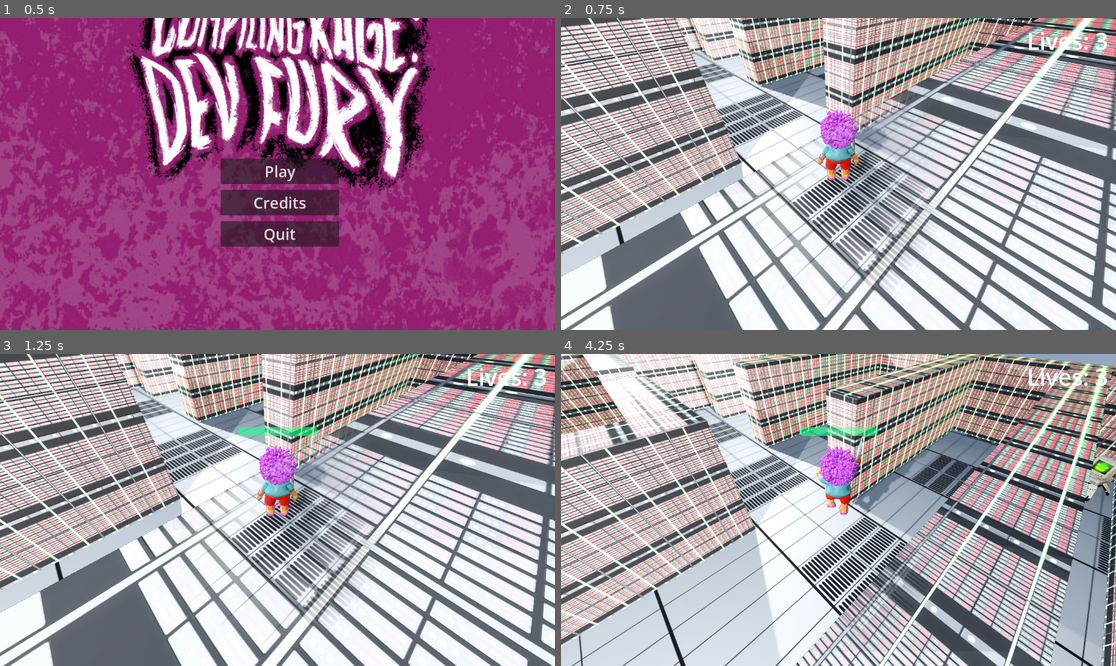
Above: before the commit, frames 1-4 (two rows, left to right).
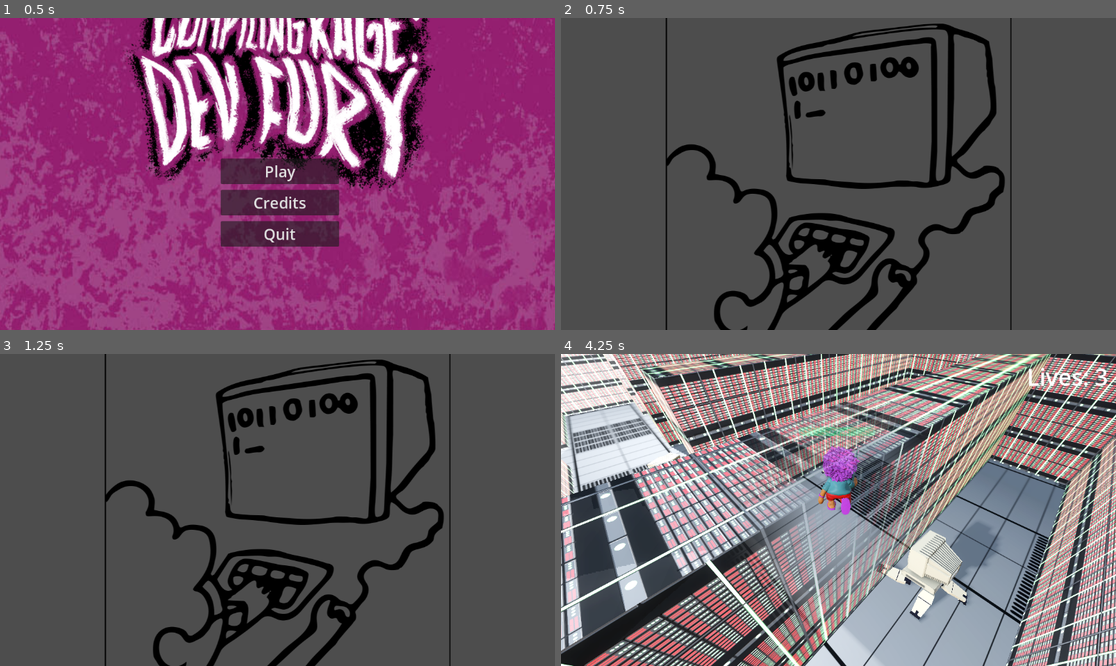
Above: after the commit, the same moments.

Repository: iparosds/Day-of-Fury
Game: Godot game, scene res://scenes/main_menu.tscn
Two runs of this game, one before a commit and one after it. Both use one fixed random seed, a clock stepped at 60 frames per second and the inputs below.
Inputs (mouse positions are in pixels of both pictures, inside the frame that each line leads up to):
- Up to frame 1 (0.5 s): no input
- Up to frame 2 (0.75 s): click "Play" at 0.5 s
- Up to frame 3 (1.25 s): no input
- Up to frame 4 (4.25 s): tap Enter (ui_accept) at 1.25, 1.52, 2.27, 3.77 s; move the mouse to (960, 494) at 1.27 s; press the mouse at (960, 494) at 1.28 s; hold D (right) 1.28-2.03 s; tap Keypad Enter at 1.55, 2.1, 3.8 s; move the mouse to (727, 525) at 2.02 s; release the mouse at (727, 525) at 2.03 s; hold S (backward) 2.03-2.78 s; click (727, 525) at 2.17 s; tap Space at 2.3, 2.85 s; move the mouse to (894, 441) at 2.77 s; press the mouse at (894, 441) at 2.78 s; hold D (right) 2.78-3.53 s; move the mouse to (810, 572) at 3.52 s; release the mouse at (810, 572) at 3.53 s; hold W (forward) from 3.53 s (still down); click (810, 572) at 3.6 s

Frame 1 is identical in both runs. In frame 2, 91% of the frame differs, in the area x 0-100%, y 0-100%; in frame 3, 91%; in frame 4, 92%.

Commit message:
intro, end arrumar hp do player e atualizar musica

Diff:
--- /dev/null
+++ b/scenes/end.tscn
@@ -0,0 +1,21 @@
+[gd_scene load_steps=2 format=3 uid="uid://ceygwuhvupokj"]
+
+[ext_resource type="Script" uid="uid://wjeaw5jjyhet" path="res://scripts/end.gd" id="1_mwn6m"]
+
+[node name="Control" type="Control"]
+layout_mode = 3
+anchors_preset = 15
+anchor_right = 1.0
+anchor_bottom = 1.0
+grow_horizontal = 2
+grow_vertical = 2
+script = ExtResource("1_mwn6m")
+
+[node name="TextureRect" type="TextureRect" parent="."]
+layout_mode = 1
+anchors_preset = 15
+anchor_right = 1.0
+anchor_bottom = 1.0
+grow_horizontal = 2
+grow_vertical = 2
+stretch_mode = 5
--- /dev/null
+++ b/scenes/intro.tscn
@@ -0,0 +1,22 @@
+[gd_scene load_steps=2 format=3 uid="uid://b1tae7sks5rpx"]
+
+[ext_resource type="Script" uid="uid://d4en33gen1w1l" path="res://scripts/intro.gd" id="1_ioskq"]
+
+[node name="Control" type="Control"]
+layout_mode = 3
+anchors_preset = 15
+anchor_right = 1.0
+anchor_bottom = 1.0
+grow_horizontal = 2
+grow_vertical = 2
+script = ExtResource("1_ioskq")
+
+[node name="TextureRect" type="TextureRect" parent="."]
+layout_mode = 1
+anchors_preset = 15
+anchor_right = 1.0
+anchor_bottom = 1.0
+grow_horizontal = 2
+grow_vertical = 2
+mouse_filter = 2
+stretch_mode = 5
--- /dev/null
+++ b/scripts/end.gd
@@ -0,0 +1,23 @@
+extends Control
+
+@onready var page: TextureRect = $TextureRect
+const PAGE := "res://assets/images/hq_5.png"
+
+func _ready() -> void:
+	get_tree().paused = false
+	Input.mouse_mode = Input.MOUSE_MODE_VISIBLE
+	page.texture = load(PAGE) as Texture2D
+
+func _input(event: InputEvent) -> void:
+	if _is_advance_event(event):
+		# Volta pro menu (o Play já reseta as vidas)
+		get_tree().change_scene_to_file("res://scenes/main_menu.tscn")
+
+func _is_advance_event(event: InputEvent) -> bool:
+	if event is InputEventMouseButton and event.pressed and event.button_index == MOUSE_BUTTON_LEFT:
+		return true
+	if event.is_action_pressed("attack"):
+		return true
+	if event is InputEventKey and event.pressed and not event.echo:
+		return event.keycode in [KEY_ENTER, KEY_KP_ENTER, KEY_SPACE]
+	return false
--- a/scripts/globals/game_manager.gd
+++ b/scripts/globals/game_manager.gd
@@ -7,6 +7,7 @@
 var player_lives : int = 3
 const MAX_LIVES : int = 3
 var current_level: int = 0
+var player_hp: int = -1
 
 func set_player(player_node: Node) -> void:
 	# Define o player atual do jogo
@@ -15,6 +16,8 @@
 
 func reset_lives() -> void:
 	player_lives = MAX_LIVES
+	current_level = 0
+	player_hp = -1
 
 
 func lose_life() -> void:
--- /dev/null
+++ b/scripts/intro.gd
@@ -0,0 +1,47 @@
+extends Control
+
+@onready var page: TextureRect = $TextureRect
+
+const PAGES := [
+	"res://assets/images/hq_1.png",
+	"res://assets/images/hq_2.png",
+	"res://assets/images/hq_3.png",
+	"res://assets/images/hq_4.png",
+]
+
+var idx: int = 0
+
+func _ready() -> void:
+	get_tree().paused = false
+	Input.mouse_mode = Input.MOUSE_MODE_VISIBLE
+	_show_page()
+
+func _input(event: InputEvent) -> void:
+	if _is_advance_event(event):
+		_advance()
+
+func _is_advance_event(event: InputEvent) -> bool:
+	# Clique normal
+	if event is InputEventMouseButton and event.pressed and event.button_index == MOUSE_BUTTON_LEFT:
+		return true
+
+	if event.is_action_pressed("attack"):
+		return true
+
+	if event is InputEventKey and event.pressed and not event.echo:
+		return event.keycode in [KEY_ENTER, KEY_KP_ENTER, KEY_SPACE]
+
+	return false
+
+func _show_page() -> void:
+	page.texture = load(PAGES[idx]) as Texture2D
+
+func _advance() -> void:
+	idx += 1
+	if idx >= PAGES.size():
+		# Segurança: garante que o jogo começa do world 1
+		GameManager.current_level = 0
+		get_tree().change_scene_to_file("res://scenes/world.tscn")
+		return
+
+	_show_page()
--- a/scripts/main_menu.gd
+++ b/scripts/main_menu.gd
@@ -14,6 +14,7 @@
 
 
 func _ready() -> void:
+	MusicManager.play_music("res://assets/audio/main.mp3")
 	# Garante que o jogo não esteja pausado ao entrar no menu
 	get_tree().paused = false
 	# Mouse visível para interação com a UI
@@ -37,7 +38,7 @@
 func _on_play_button_pressed() -> void:
 	GameManager.reset_lives()
 	# Inicia o jogo carregando a cena principal
-	get_tree().change_scene_to_file("res://scenes/world.tscn")
+	get_tree().change_scene_to_file("res://scenes/intro.tscn")
 
 
 func _on_credits_button_pressed() -> void:
--- a/scripts/player/player.gd
+++ b/scripts/player/player.gd
@@ -34,9 +34,12 @@
 
 
 func _ready() -> void:
+	if GameManager.player_hp >= 0:
+		health = GameManager.player_hp
+	else:
+		health = 100
 	# Registra o player no GameManager
 	GameManager.set_player(self)
-	health = max_health
 	emit_signal("health_changed", health, max_health)
 	# Suaviza transições entre animações
 	animation_player.set_blend_time("Idle", "Run", 0.2)
@@ -220,6 +223,7 @@
 	# Aplica dano/vida
 	health -= damage
 	health = clamp(health, 0, max_health)
+	GameManager.player_hp = health
 	emit_signal("health_changed", health, max_health)
 	# Morte: recarrega a cena inteira (reseta tudo)
 	if health <= 0:
--- a/scripts/world/world.gd
+++ b/scripts/world/world.gd
@@ -18,7 +18,6 @@
 
 
 func _ready() -> void:
-	MusicManager.play_music("res://assets/audio/bgm.ogg")
 	# Garante que a tela de Game Over inicia invisível
 	game_over.visible = false
 	# HUD inicia mostrando vidas atuais
@@ -70,9 +69,8 @@
 
 func go_to_next_world() -> void:
 	GameManager.current_level += 1
-	# Se não houver mais fases, você decide o que fazer
+	GameManager.player_hp = player.health
 	if GameManager.current_level >= WORLDS.size():
-		# Exemplo simples: volta pro menu
-		get_tree().change_scene_to_file("res://scenes/main_menu.tscn")
+		get_tree().change_scene_to_file("res://scenes/end.tscn")
 		return
 	get_tree().change_scene_to_file(WORLDS[GameManager.current_level])
Not shown, added: assets/audio/main.mp3.import
Not shown, added: scripts/end.gd.uid
Not shown, added: scripts/intro.gd.uid
Not shown, added: assets/audio/main.mp3
